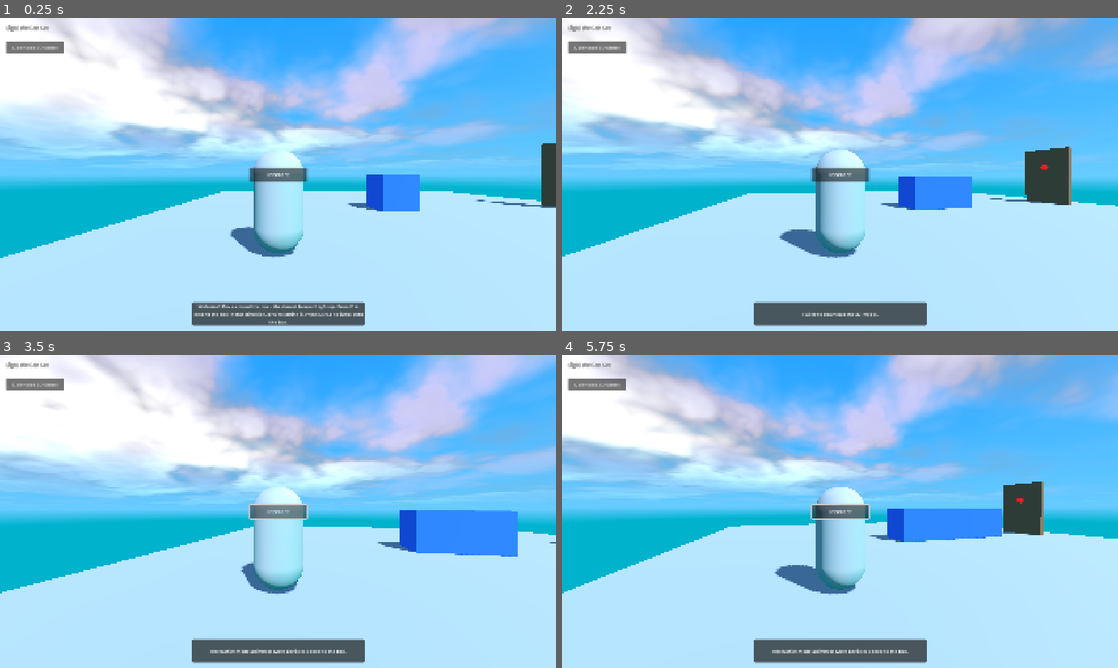
Above: before the commit, frames 1-4 (two rows, left to right).
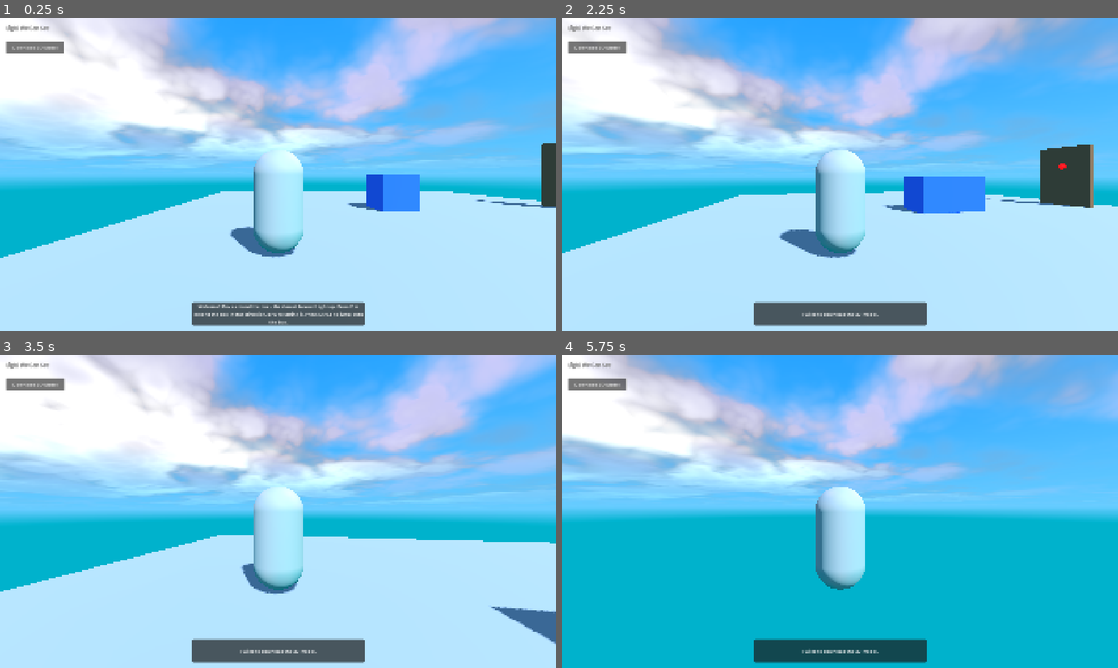
Above: after the commit, the same moments.

Repository: JacobSchantz/LightWeCanSee
Game: Godot game, scene res://scenes/tutorial_level.tscn
Two runs of this game, one before a commit and one after it. Both use one fixed random seed, a clock stepped at 60 frames per second and the inputs below.
Inputs (mouse positions are in pixels of both pictures, inside the frame that each line leads up to):
- Up to frame 1 (0.25 s): no input
- Up to frame 2 (2.25 s): click (840, 174) at 0.5 s, where only the run before the commit has a clickable "Interact"; click "Download 3D Model" at 1.25 s; move the mouse to (867, 174) at 2.02 s; hold Up (ui_up) from 2.03 s (still down); hold E (extend_box) from 2.03 s (still down); click (867, 174) at 2.17 s
- Up to frame 3 (3.5 s): keep holding Up (ui_up); tap F (interact) at 2.3, 2.85 s; move the mouse to (250, 511) at 2.77 s; release E (extend_box) at 2.78 s; click (250, 511) at 2.92 s; tap Q (shrink_box) at 3.05 s
- Up to frame 4 (5.75 s): keep holding Up (ui_up); move the mouse to (851, 505) at 3.52 s; hold Q (shrink_box) 3.53-4.28 s; click (851, 505) at 3.67 s; tap E (extend_box) at 3.8, 4.35 s; move the mouse to (834, 517) at 4.27 s; click (834, 517) at 4.42 s; tap F (interact) at 4.55, 5.1 s; move the mouse to (878, 514) at 5.02 s; hold Q (shrink_box) from 5.03 s (still down); click (878, 514) at 5.17 s

The runs differ from the first frame. In frame 1, 0.5% of the frame differs, in the area x 44-56%, y 48-53%; in frame 2, 3.0%; in frame 3, 5.4%; in frame 4, 43%, in the area x 0-100%, y 8-100%.

Commit message:
looking good on desktop

Diff:
--- a/scenes/mobile_controls.tscn
+++ b/scenes/mobile_controls.tscn
@@ -78,14 +78,7 @@
 theme_override_constants/separation = 20
 alignment = 1
 
-[node name="InteractButton" type="Button" parent="ActionButtons"]
-layout_mode = 2
-size_flags_horizontal = 3
-theme_override_font_sizes/font_size = 24
-theme_override_styles/normal = SubResource("StyleBoxFlat_n6hnx")
-theme_override_styles/hover = SubResource("StyleBoxFlat_7xbmd")
-theme_override_styles/pressed = SubResource("StyleBoxFlat_t8q3x")
-text = "F"
+
 
 [node name="ExtendButton" type="Button" parent="ActionButtons"]
 layout_mode = 2
--- a/scenes/tutorial_level.tscn
+++ b/scenes/tutorial_level.tscn
@@ -175,24 +175,6 @@
 vertical_alignment = 1
 autowrap_mode = 2
 
-[node name="CenterButton" type="Button" parent="TutorialUI"]
-layout_mode = 1
-anchors_preset = 8
-anchor_left = 0.5
-anchor_top = 0.5
-anchor_right = 0.5
-anchor_bottom = 0.5
-offset_left = -100.0
-offset_top = -25.0
-offset_right = 100.0
-offset_bottom = 25.0
-grow_horizontal = 2
-grow_vertical = 2
-theme_override_colors/font_hover_color = Color(0.8, 0.9, 1, 1)
-theme_override_colors/font_color = Color(1, 1, 1, 1)
-theme_override_font_sizes/font_size = 20
-text = "Interact"
-
 [node name="ProgressLabel" type="Label" parent="TutorialUI"]
 layout_mode = 0
 offset_left = 20.0
--- a/scripts/mobile_controls.gd
+++ b/scripts/mobile_controls.gd
@@ -5,7 +5,6 @@
 @onready var pause_button = $PauseButton
 
 signal pause_pressed
-signal interact_pressed
 signal extend_box_pressed
 signal shrink_box_pressed
 
@@ -15,12 +14,16 @@
 var joy_max_distance = 100
 
 func _ready():
-	# Hide mobile controls on desktop platforms
+	# Completely hide all mobile controls on desktop platforms
 	if OS.has_feature("pc"):
+		# Make everything invisible
 		hide()
+		# Also hide all children to be extra sure
+		$ActionButtons.hide()
+		$Joystick.hide()
+		$PauseButton.hide()
 
 	$PauseButton.pressed.connect(func(): pause_pressed.emit())
-	$ActionButtons/InteractButton.pressed.connect(func(): interact_pressed.emit())
 	$ActionButtons/ExtendButton.pressed.connect(func(): extend_box_pressed.emit())
 	$ActionButtons/ShrinkButton.pressed.connect(func(): shrink_box_pressed.emit())
 
@@ -54,6 +57,10 @@
 	return joy_vector
 
 func _process(_delta):
+	# Only process mobile controls on mobile platforms
+	if OS.has_feature("pc"):
+		return
+
 	if joystick_active:
 		# Simulate keyboard input based on joystick position
 		Input.action_press("ui_up") if joy_vector.y < -0.3 else Input.action_release("ui_up")
--- a/scripts/player.gd
+++ b/scripts/player.gd
@@ -11,8 +11,9 @@
 # Camera control
 var mouse_sensitivity = 0.002
 var camera_angle = 0
-var min_pitch = -50.0
+var min_pitch = -50.0  # Default min pitch for desktop
 var max_pitch = 70.0
+var mobile_min_pitch = -5.0  # Restricted pitch for mobile to prevent looking below floor
 var touch_rotation_speed = 0.02  # Reduced sensitivity for mobile touch rotation
 
 @onready var pivot = $CameraPivot
@@ -31,22 +32,29 @@
 	# Add player to the player group for interactions
 	add_to_group("player")
 
-	# Capture mouse for camera control on desktop platforms
-	if OS.has_feature("pc"):
-		Input.mouse_mode = Input.MOUSE_MODE_CAPTURED
-	else:
-		# Don't capture mouse on mobile
-		Input.mouse_mode = Input.MOUSE_MODE_VISIBLE
-
 	# Store initial spawn position
 	spawn_position = global_position
 
-	# Setup mobile controls if available
-	if get_tree().get_root().has_node("MobileControls"):
-		mobile_controls = get_tree().get_root().get_node("MobileControls")
-		mobile_controls.interact_pressed.connect(func(): interact())
-		mobile_controls.extend_box_pressed.connect(func(): toggle_box_size())
-		mobile_controls.shrink_box_pressed.connect(func(): toggle_box_size())
+	# Platform-specific setup
+	if OS.has_feature("pc"):
+		# Desktop controls setup
+		Input.mouse_mode = Input.MOUSE_MODE_CAPTURED
+		# Make sure mobile controls are hidden on desktop
+		if get_tree().get_root().has_node("MobileControls"):
+			get_tree().get_root().get_node("MobileControls").hide()
+	else:
+		# Mobile controls setup
+		Input.mouse_mode = Input.MOUSE_MODE_VISIBLE
+		# Initialize camera with a safer angle on mobile
+		camera_angle = deg_to_rad(10.0)  # Start with a slight downward angle
+		pivot.rotation.x = camera_angle
+
+		# Setup mobile controls if available
+		if get_tree().get_root().has_node("MobileControls"):
+			mobile_controls = get_tree().get_root().get_node("MobileControls")
+			mobile_controls.show() # Make sure mobile controls are visible
+			mobile_controls.extend_box_pressed.connect(func(): toggle_box_size())
+			mobile_controls.shrink_box_pressed.connect(func(): toggle_box_size())
 
 func _physics_process(delta):
 	# Don't process player movement when game is paused
@@ -66,9 +74,21 @@
 	if Input.is_action_just_pressed("ui_accept") and is_on_floor():
 		velocity.y = JUMP_VELOCITY
 
-	# Get the input direction
-	# Note: Reversing up/down to fix the flipped forward/backward movement
-	var input_dir = Input.get_vector("ui_left", "ui_right", "ui_down", "ui_up")
+	# Get the input direction based on platform
+	var input_dir = Vector2.ZERO
+
+	# Platform-specific input handling
+	if OS.has_feature("pc"):
+		# Desktop controls - use keyboard
+		# Note: Reversing up/down to fix the flipped forward/backward movement
+		input_dir = Input.get_vector("ui_left", "ui_right", "ui_down", "ui_up")
+	else:
+		# Mobile controls - use joystick if available
+		if mobile_controls != null:
+			# Get joystick vector and reverse Y for consistent forward/backward
+			var joy_vec = mobile_controls.get_joystick_vector()
+			# Flip the Y axis to match our control scheme
+			input_dir = Vector2(joy_vec.x, -joy_vec.y)
 
 	# Calculate movement direction relative to camera orientation
 	# This makes movement relative to where the player is looking
@@ -132,7 +152,8 @@
 
 			# Vertical camera rotation - rotate the camera pivot
 			camera_angle -= delta.y * touch_rotation_speed
-			camera_angle = clamp(camera_angle, deg_to_rad(min_pitch), deg_to_rad(max_pitch))
+			# Use the mobile-specific min_pitch to prevent looking below the floor
+			camera_angle = clamp(camera_angle, deg_to_rad(mobile_min_pitch), deg_to_rad(max_pitch))
 			pivot.rotation.x = camera_angle
 
 			last_touch_pos = event.position
--- a/scripts/tutorial_level.gd
+++ b/scripts/tutorial_level.gd
@@ -10,7 +10,6 @@
 @onready var yellow_face = $InteractiveBox/YellowFace
 @onready var purple_face = $InteractiveBox/PurpleFace
 @onready var download_button = $TutorialUI/DownloadButton
-@onready var center_button = $TutorialUI/CenterButton
 @onready var http_request = $HTTPRequest
 
 # Face offset
@@ -40,9 +39,6 @@
 
 	# Connect the download button
 	download_button.pressed.connect(_on_download_button_pressed)
-
-	# Connect the center button
-	center_button.pressed.connect(_on_center_button_pressed)
 
 	# Connect the HTTP request completion signal
 	http_request.request_completed.connect(_on_request_completed)
@@ -124,21 +120,14 @@
 	tween.tween_property(flash, "color:a", 0.0, 0.5)
 	tween.tween_callback(flash.queue_free)
 
-# Handle center button press
-func _on_center_button_pressed():
-	# Create a colorful particle burst in the middle of the box
+# Handle particles on special interactions
+func double_particles():
 	var interactive_box = $InteractiveBox
-	if interactive_box:
-		# Add a visual effect to show interaction
-		var effect_position = interactive_box.global_position
-		create_particle_burst(effect_position)
+	if interactive_box and interactive_box.has_method("setup_particles"):
+		interactive_box.setup_particles(true) # Add more particles
 
-		# Double the number of bouncing balls in the box
-		if interactive_box.has_method("setup_particles"):
-			interactive_box.setup_particles(true) # Add more particles
-
-		# Update instruction text
-		update_instruction("Interactive mode activated! More particles added to the box.")
+	# Update instruction text
+	update_instruction("Interactive mode activated! More particles added to the box.")
 
 # Create a particle burst effect at the given position
 func create_particle_burst(position):
Not shown, changed: export_presets.cfg
Not shown: 1 places in scenes/tutorial_level.tscn that only renumber resources
